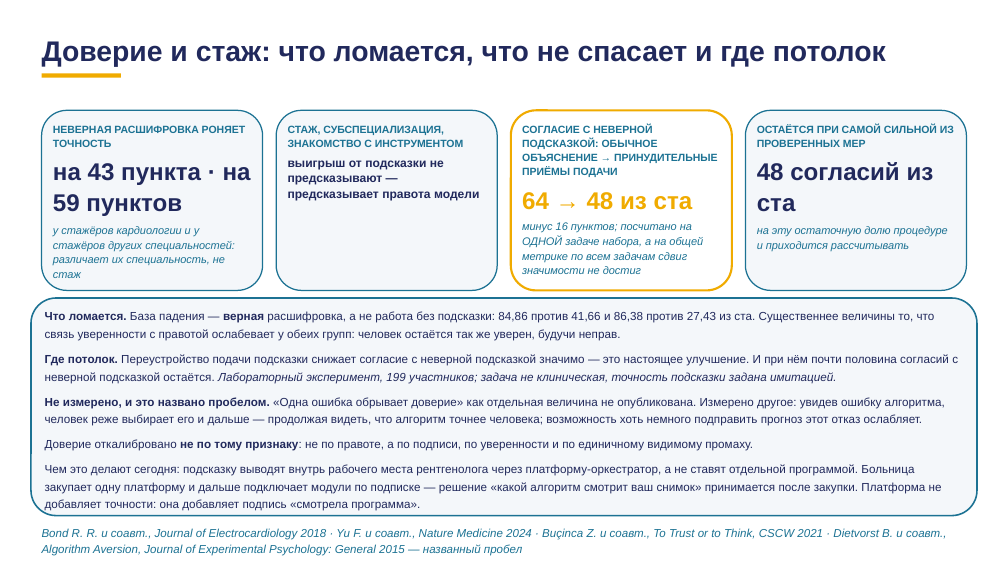
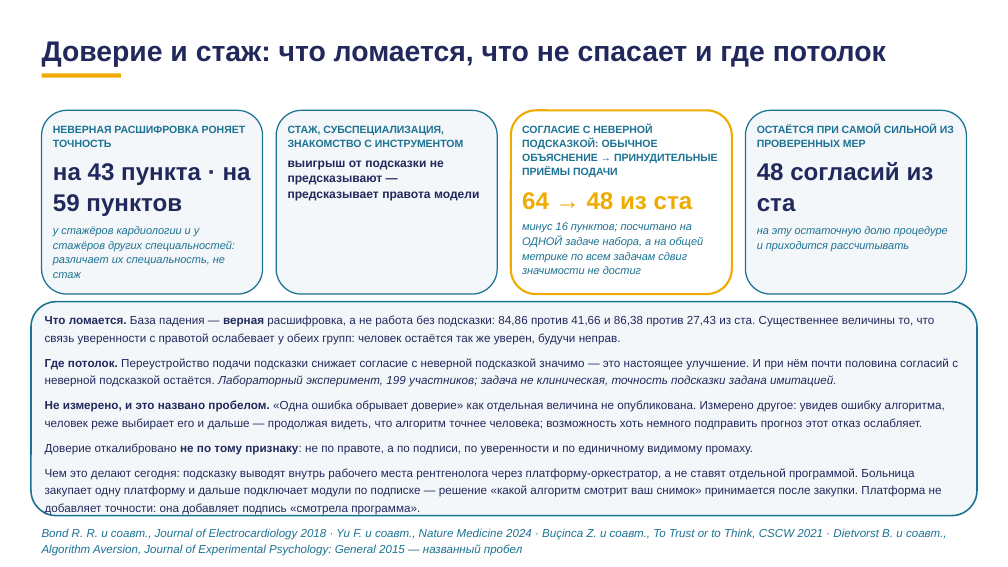
Before and after one commit to tellina-study/AI-usage-lessons, a slide deck: slide 49 of library/lectures/lec-07/rework/deck/lec-07-karkas.pptx. Drawn at 1008x567 pixels with LibreOffice and Linux fonts; fonts in the diff are those of the drawing. Boxes give left, top, right and bottom in pixels: in the first picture for what was removed or moved away, otherwise in the second. Text is boxed around its words. In the diff, an @@ line names an element or a change of style, - is before the commit and + after.

```diff
--- a/library/lectures/lec-07/rework/deck/lec-07-karkas.pptx
+++ b/library/lectures/lec-07/rework/deck/lec-07-karkas.pptx
@@ rounded rectangle: place and size @@
-rounded rectangle at <box>42,110,262,290</box>
+rounded rectangle at <box>42,110,262,294</box>
@@ rounded rectangle: place and size @@
-rounded rectangle at <box>276,110,497,290</box>
+rounded rectangle at <box>276,110,497,294</box>
@@ rounded rectangle: place and size @@
-rounded rectangle at <box>511,110,732,290</box>
+rounded rectangle at <box>511,110,732,294</box>
@@ proportions changed in 5 elements at <box>31,302,977,516</box>, <box>42,110,262,294</box>, <box>276,110,497,294</box>, <box>511,110,732,294</box>, <box>746,110,966,294</box> @@
@@ rounded rectangle: place and size @@
-rounded rectangle at <box>746,110,966,290</box>
+rounded rectangle at <box>746,110,966,294</box>
@@ text "у стажёров кардиологии и у ..." rewrapped from <box>53,226,235,265</box> to <box>53,226,235,278</box> @@
@@ rounded rectangle: place and size @@
-rounded rectangle at <box>31,298,977,516</box>
+rounded rectangle at <box>31,302,977,516</box>
@@ text "Что ломается. База падения — ...": place and size @@
-text "Что ломается. База падения — ..." at <box>45,311,958,511</box>
+text "Что ломается. База падения — ..." at <box>45,315,958,515</box>
```
Also in this commit, not shown: 8 other slides changed, 13 other files.
